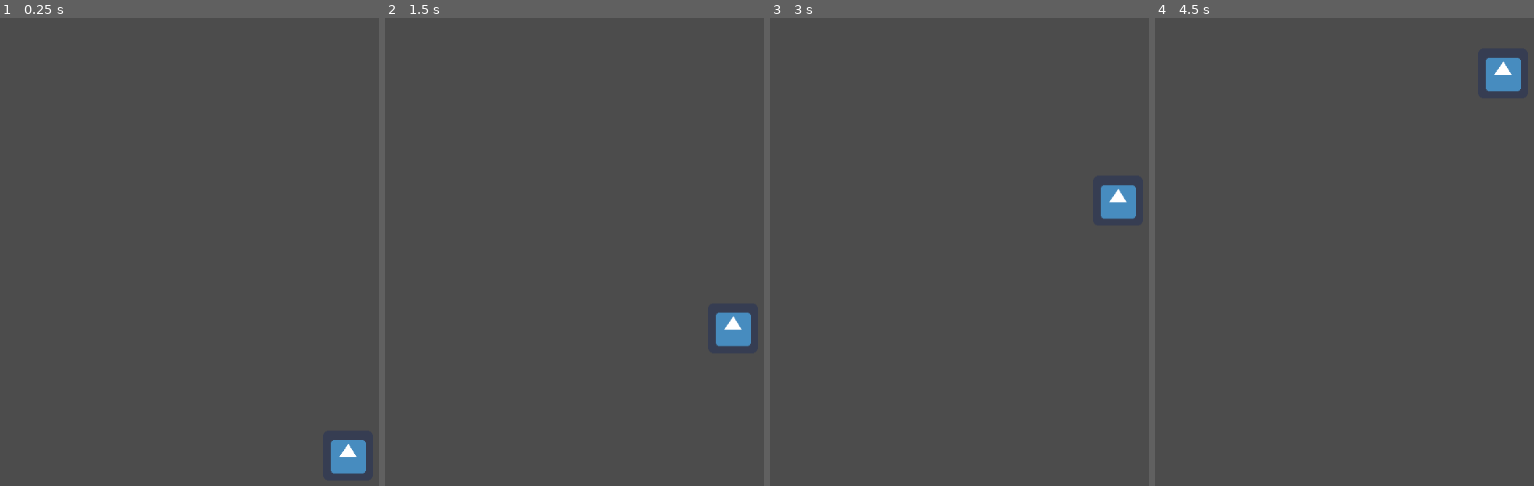
Above: before the commit, frames 1-4 (left to right).
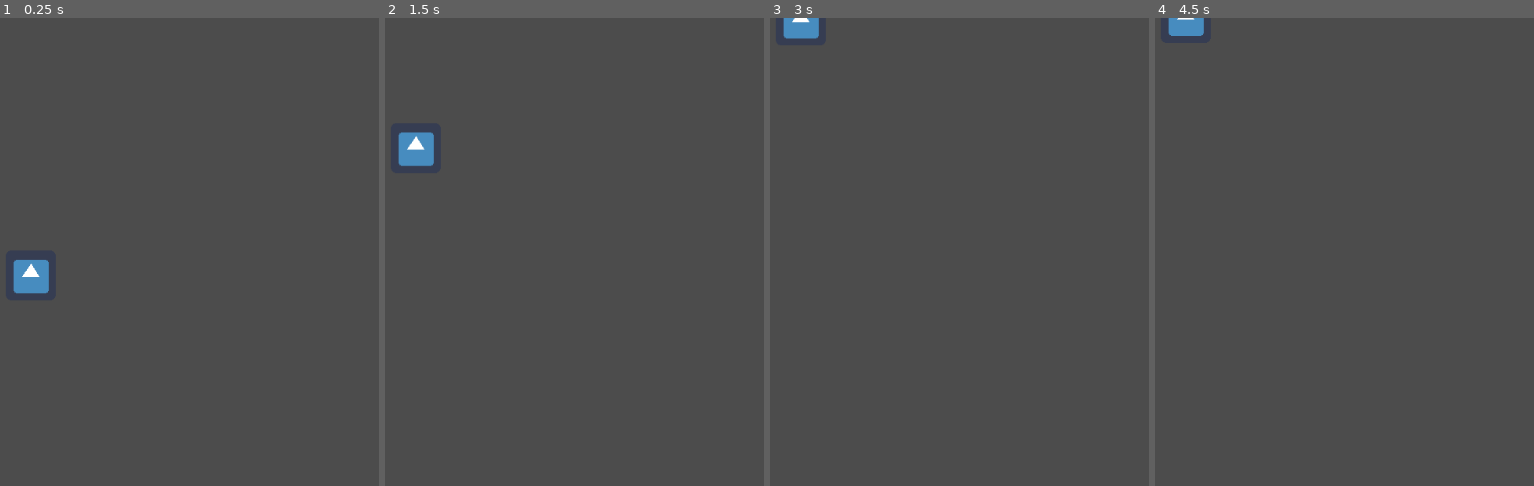
Above: after the commit, the same moments.

Repository: ApoorvaKa/Minimalism-Game
Game: Godot game, scene res://Player.tscn
The game is run twice, just before and just after one commit, with the same random seed, the same clock (stepped at 60 frames per second) and the same inputs. The project has no main scene, so this scene is started directly. The engine's default icon, where the game draws it, is replaced by a stand-in: a white triangle on a blue panel in a dark square.
Inputs (mouse positions are in pixels of both pictures, inside the frame that each line leads up to):
- Up to frame 1 (0.25 s): no input
- Up to frame 2 (1.5 s): tap Enter at 0.5 s; move the mouse to (outside the picture) at 0.52 s; press the mouse at (outside the picture) at 0.53 s; tap Space at 1.25 s; move the mouse to (578, 275) at 1.27 s; release the mouse at (578, 275) at 1.28 s; click (578, 275) at 1.35 s
- Up to frame 3 (3 s): tap Enter at 2 s; move the mouse to (outside the picture) at 2.02 s; press the mouse at (outside the picture) at 2.03 s; tap Space at 2.75 s; move the mouse to (1084, 345) at 2.77 s; release the mouse at (1084, 345) at 2.78 s; click (1084, 345) at 2.85 s
- Up to frame 4 (4.5 s): tap Enter at 3.5 s; move the mouse to (outside the picture) at 3.52 s; press the mouse at (outside the picture) at 3.53 s; tap Space at 4.25 s; move the mouse to (1268, 181) at 4.27 s; release the mouse at (1268, 181) at 4.28 s; click (1268, 181) at 4.35 s

The runs differ from the first frame. In frame 1, 1.3% of the frame differs, in the area x 3-97%, y 51-98%; in frame 2, 1.4%, in the area x 3-97%, y 24-71%; in frame 3, 1.1%; in frame 4, 1.0%.

Commit message:
infinite scrolling background

Diff:
--- /dev/null
+++ b/src/InfiniteBackground.gd
@@ -0,0 +1,6 @@
+extends ParallaxBackground
+
+export (float) var scrolling_speed = 500
+
+func _process(delta):
+	scroll_offset.x -= scrolling_speed * delta
--- /dev/null
+++ b/src/InfiniteBackground.tscn
@@ -0,0 +1,51 @@
+[gd_scene load_steps=4 format=2]
+
+[ext_resource path="res://art/circle_2.png" type="Texture" id=1]
+[ext_resource path="res://art/platform.png" type="Texture" id=2]
+[ext_resource path="res://InfiniteBackground.gd" type="Script" id=3]
+
+[node name="InfiniteBackground" type="ParallaxBackground"]
+script = ExtResource( 3 )
+__meta__ = {
+"_edit_vertical_guides_": [ 3496.0 ]
+}
+
+[node name="ParallaxLayer" type="ParallaxLayer" parent="."]
+motion_mirroring = Vector2( 4000, 0 )
+
+[node name="ColorRect" type="ColorRect" parent="ParallaxLayer"]
+margin_left = -55.0
+margin_top = 20.0
+margin_right = 3974.0
+margin_bottom = 607.0
+color = Color( 0.0901961, 0.815686, 0.890196, 1 )
+
+[node name="ceil" type="Sprite" parent="ParallaxLayer"]
+position = Vector2( 1897.12, 7 )
+scale = Vector2( 7.06129, 1 )
+texture = ExtResource( 2 )
+
+[node name="floor" type="Sprite" parent="ParallaxLayer"]
+position = Vector2( 2048.75, 604 )
+scale = Vector2( 7.72928, 1 )
+texture = ExtResource( 2 )
+
+[node name="bkg1" type="Sprite" parent="ParallaxLayer"]
+position = Vector2( 100, 131 )
+scale = Vector2( 0.715, 0.715 )
+texture = ExtResource( 1 )
+
+[node name="bkg2" type="Sprite" parent="ParallaxLayer"]
+position = Vector2( 774, 461 )
+scale = Vector2( 0.715, 0.715 )
+texture = ExtResource( 1 )
+
+[node name="bkg3" type="Sprite" parent="ParallaxLayer"]
+position = Vector2( 1206.25, 286.9 )
+scale = Vector2( 0.5475, 0.5475 )
+texture = ExtResource( 1 )
+
+[node name="bkg4" type="Sprite" parent="ParallaxLayer"]
+position = Vector2( 1841, 150 )
+scale = Vector2( 0.5475, 0.5475 )
+texture = ExtResource( 1 )
--- a/src/Player.tscn
+++ b/src/Player.tscn
@@ -7,7 +7,7 @@
 extents = Vector2( 31, 30 )
 
 [node name="Player" type="KinematicBody2D"]
-position = Vector2( 503, 561 )
+position = Vector2( 97, 330 )
 script = ExtResource( 2 )
 __meta__ = {
 "_edit_group_": true
Binary file added: src/art/circle_1.png
Not shown, added: src/art/circle_1.png.import
Binary file added: src/art/circle_2.png
Not shown, added: src/art/circle_2.png.import
Binary file added: src/art/circle_3.png
Not shown, added: src/art/circle_3.png.import
Binary file added: src/art/platform.png
Not shown, added: src/art/platform.png.import
